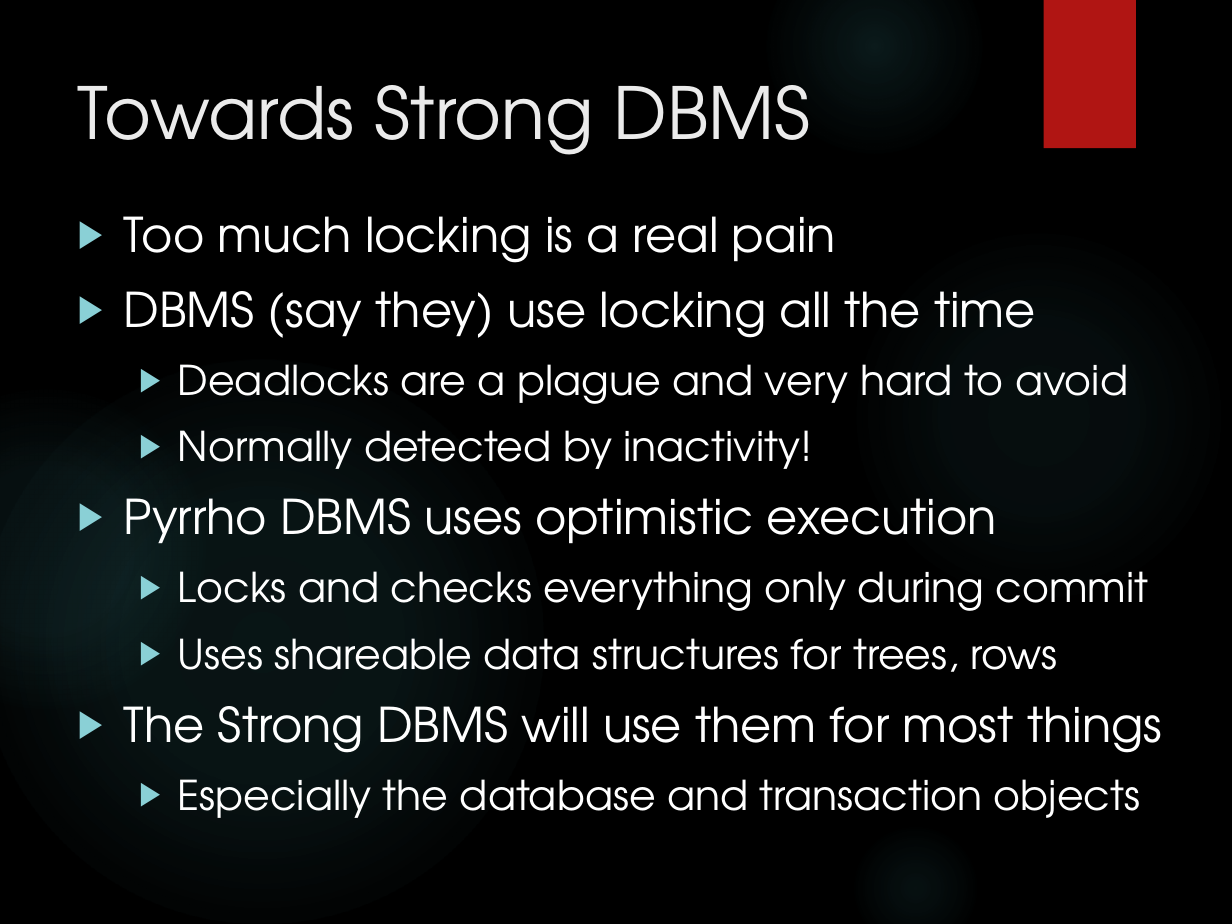
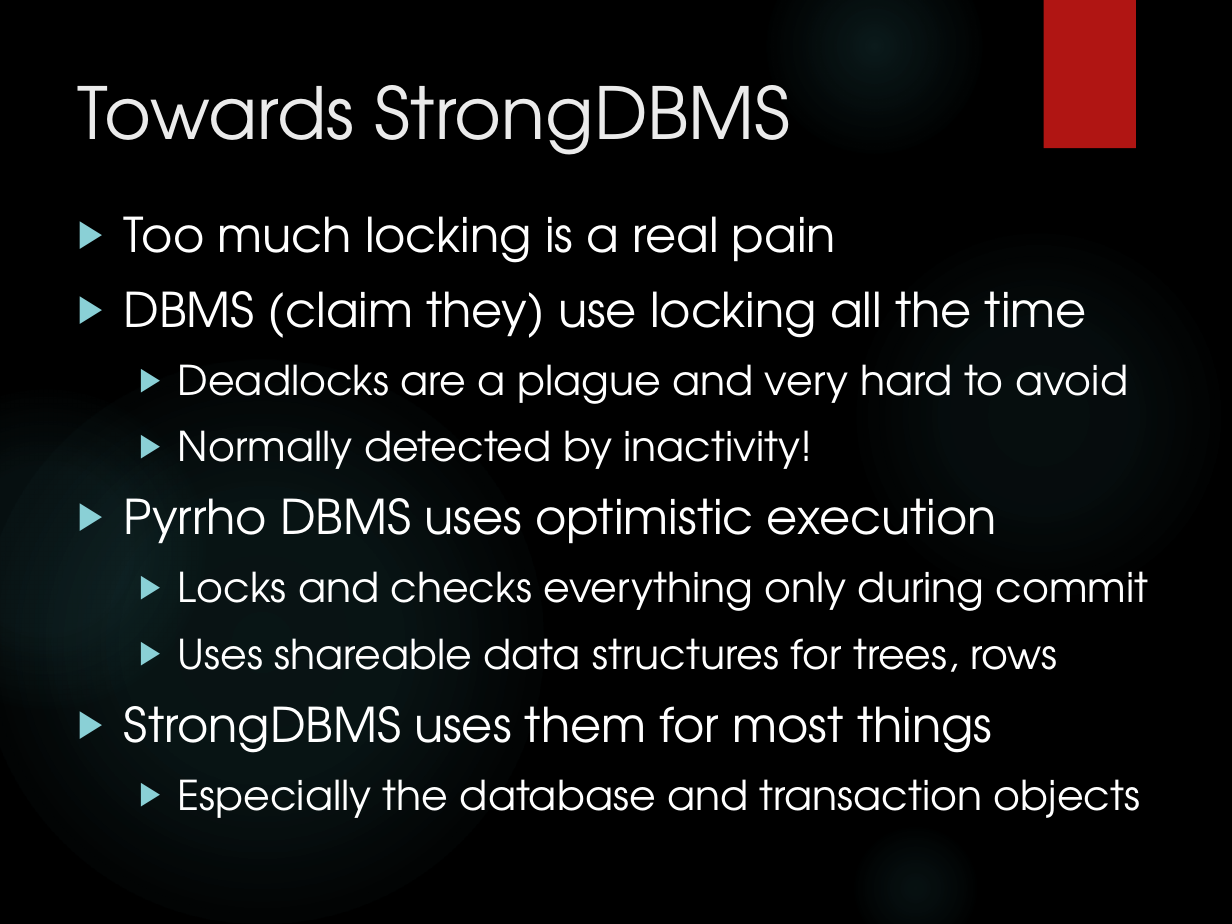
Before and after one commit to MalcolmCrowe/ShareableDataStructures, a slide deck: slide 12 of Shareable Data Structures.pptx. Drawn at 1232x924 pixels with LibreOffice and Linux fonts; fonts in the diff are those of the drawing; background and template pictures are left out. Boxes give left, top, right and bottom in pixels: in the first picture for what was removed or moved away, otherwise in the second. Text is boxed around its words. In the diff, an @@ line names an element or a change of style, - is before the commit and + after.

```diff
--- a/Shareable Data Structures.pptx
+++ b/Shareable Data Structures.pptx
@@ title at [78, 85, 791, 155]: spaces changed @@
-Towards Strong DBMS
+Towards StrongDBMS
@@ text at [124, 291, 1087, 338]: text changed @@
-▶ DBMS (say they) use locking all the time
+▶ DBMS (claim they) use locking all the time
@@ text at [124, 706, 992, 753]: text changed @@
-▶ The Strong DBMS will use them for most things
+▶ StrongDBMS uses them for most things
```
Also in this commit, not shown: 6 other slides changed, 38 other files.
